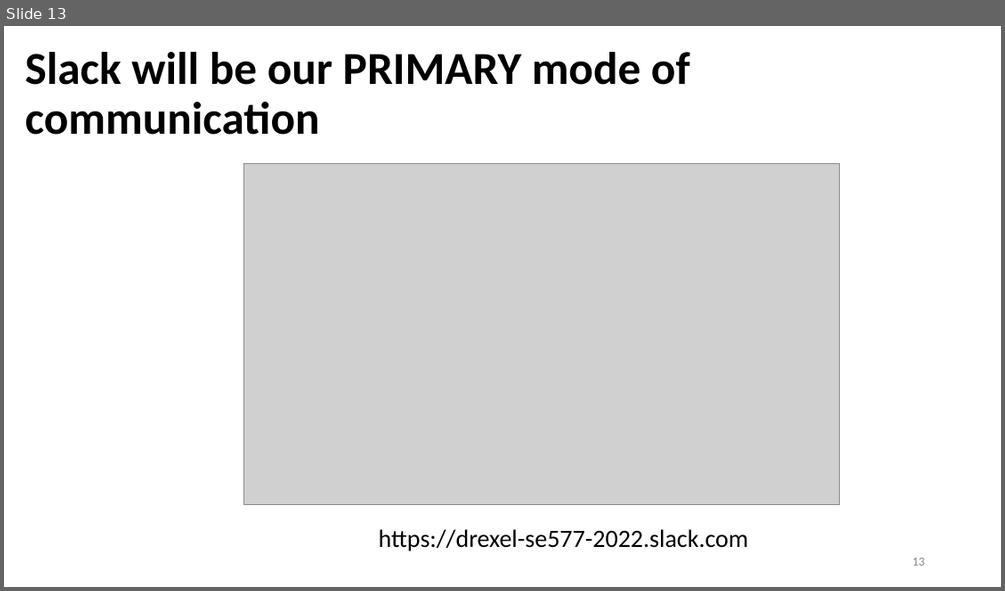
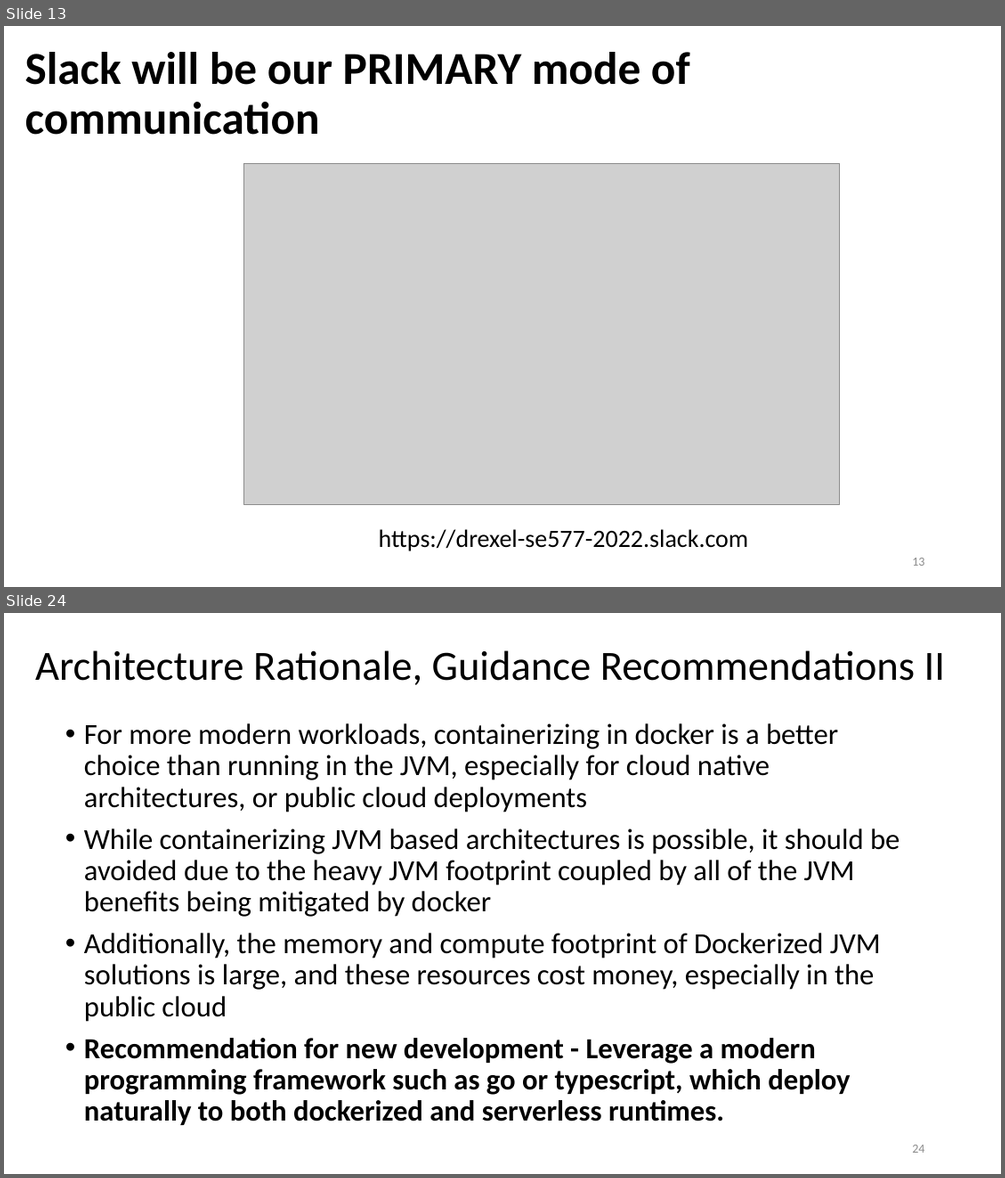
Before and after one commit to ArchitectingSoftware/SE577-SoftwareArchitecture, a slide deck: lectures/Week 1 - Course Overview.pptx. Shown one above the other, each under a label of ours: slide 13 before the commit, slides 13 and 24 after it; the slides between them are not shown. The pictures are 1005x591 and 1005x1178 pixels, drawn with LibreOffice and Linux fonts; fonts in the diff are those of the drawing; grey boxes stand for pictures. Boxes give left, top, right and bottom in pixels: in the first picture for what was removed or moved away, otherwise in the second. Text is boxed around its words. In the diff, an @@ line names an element or a change of style, - is before the commit and + after.

```diff
--- a/lectures/Week 1 - Course Overview.pptx
+++ b/lectures/Week 1 - Course Overview.pptx
@@ slide 24 added at (4, 613, 1001, 1174), background #FFFFFF @@
@@ title added at (35, 650, 945, 685), 40 pt, text #000000 @@
+Architecture Rationale, Guidance Recommendations II
@@ text added at (84, 723, 899, 1125), 28 pt, text #000000 @@
+• For more modern workloads, containerizing in docker is a better choice than running in the JVM, especially for cloud native architectures, or public cloud deployments
+• While containerizing JVM based architectures is possible, it should be avoided due to the heavy JVM footprint coupled by all of the JVM benefits being mitigated by docker
+• Additionally, the memory and compute footprint of Dockerized JVM solutions is large, and these resources cost money, especially in the public cloud
+• Recommendation for new development - Leverage a modern programming framework such as go or typescript, which deploy naturally to both dockerized and serverless runtimes.
@@ page number added at (912, 1144, 924, 1152), 12 pt, text #8C8C8C @@
+24
```
Also in this commit, not shown: 1 slide changed, 9 other slides added, 4 other files.
